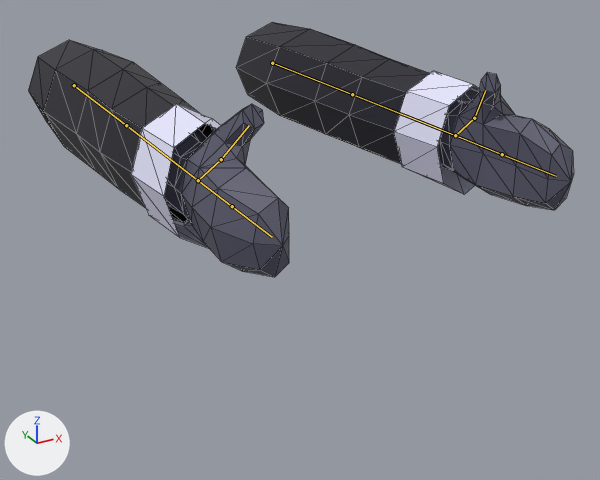
Before and after pictures for a commit that changed the glTF model assets/player_arms.glb.
Both versions are drawn from a 50 mm camera at (-0.558, -1.492, 0.346) aimed at (0.032, -0.418, -0.191). Lighting does not change. The marker at lower left points along +X, +Y and +Z. The bones that bend it are drawn over the model as lines. Mesh edges are drawn as thin lines.

Names of what the first picture shows: 'Arms', 'Sleeves'.
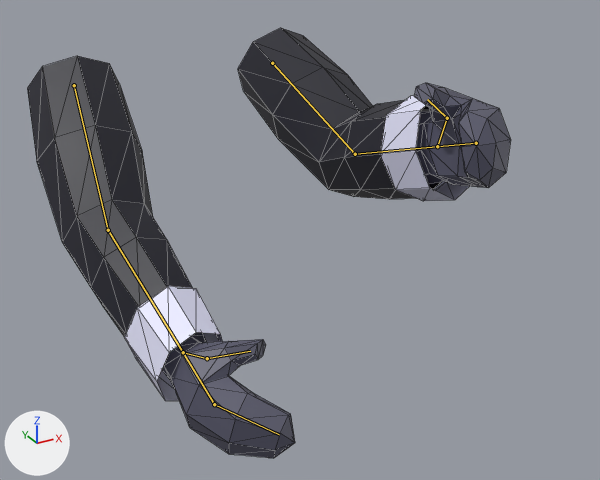
The newer file adds an action. The first version stands in its rest pose; the second is drawn at frame 9 of the action 'Run-loop'.

Location of each change, [x1, y1, x2, y2] in pixels of the pictures (600 x 480 px):
'Sleeves', posed (65% taller)
    before: [28, 22, 479, 248]
    after: [27, 28, 469, 401]
'Arms', posed (15% narrower, 83% taller)
    before: [164, 72, 574, 277]
    after: [162, 83, 511, 458]
bone 'ShoulderL', root to tip
    before: (272, 63) to (352, 94)
    after: (272, 63) to (355, 154)
bone 'ElbowL', root to tip
    before: (352, 94) to (455, 135)
    after: (355, 154) to (437, 146)
bone 'FingersL', root to tip
    before: (502, 154) to (556, 176)
    after: (476, 143) to (475, 145)
bone 'Thumb2L', root to tip
    before: (474, 118) to (485, 90)
    after: (447, 118) to (427, 99)
bone 'ShoulderR', root to tip
    before: (74, 85) to (126, 125)
    after: (74, 85) to (108, 230)
bone 'ElbowR', root to tip
    before: (126, 125) to (198, 180)
    after: (108, 230) to (183, 352)
bone 'FingersR', root to tip
    before: (232, 206) to (272, 237)
    after: (214, 404) to (279, 434)
bone 'Thumb2R', root to tip
    before: (221, 159) to (249, 125)
    after: (207, 358) to (250, 351)

The change in detail:
Bone 'ShoulderL' (bone_shoulderl) turns from (0, 0, 0) to (23, 1, -5) degrees about its own x, y and z.
Bone 'ElbowL' (bone_elbowl) turns from (0, 0, 0) to (-42, 4, 9) degrees about its own x, y and z.
Bone 'FingersL' (bone_fingersl) turns from (0, 0, 0) to (0, 0, 35) degrees about its own x, y and z.
Bone 'Thumb2L' (bone_thumb2l) turns from (0, 0, 0) to (7, 10, 33) degrees about its own x, y and z.
Bone 'ShoulderR' (bone_shoulderr) turns from (0, 0, 0) to (40, -2, 5) degrees about its own x, y and z.
Bone 'ElbowR' (bone_elbowr) turns from (0, 0, 0) to (-18, -2, -10) degrees about its own x, y and z.
Bone 'FingersR' (bone_fingersr) turns from (0, 0, 0) to (0, 0, -35) degrees about its own x, y and z.
Bone 'Thumb2R' (bone_thumb2r) turns from (0, 0, 0) to (7, -10, -33) degrees about its own x, y and z.
